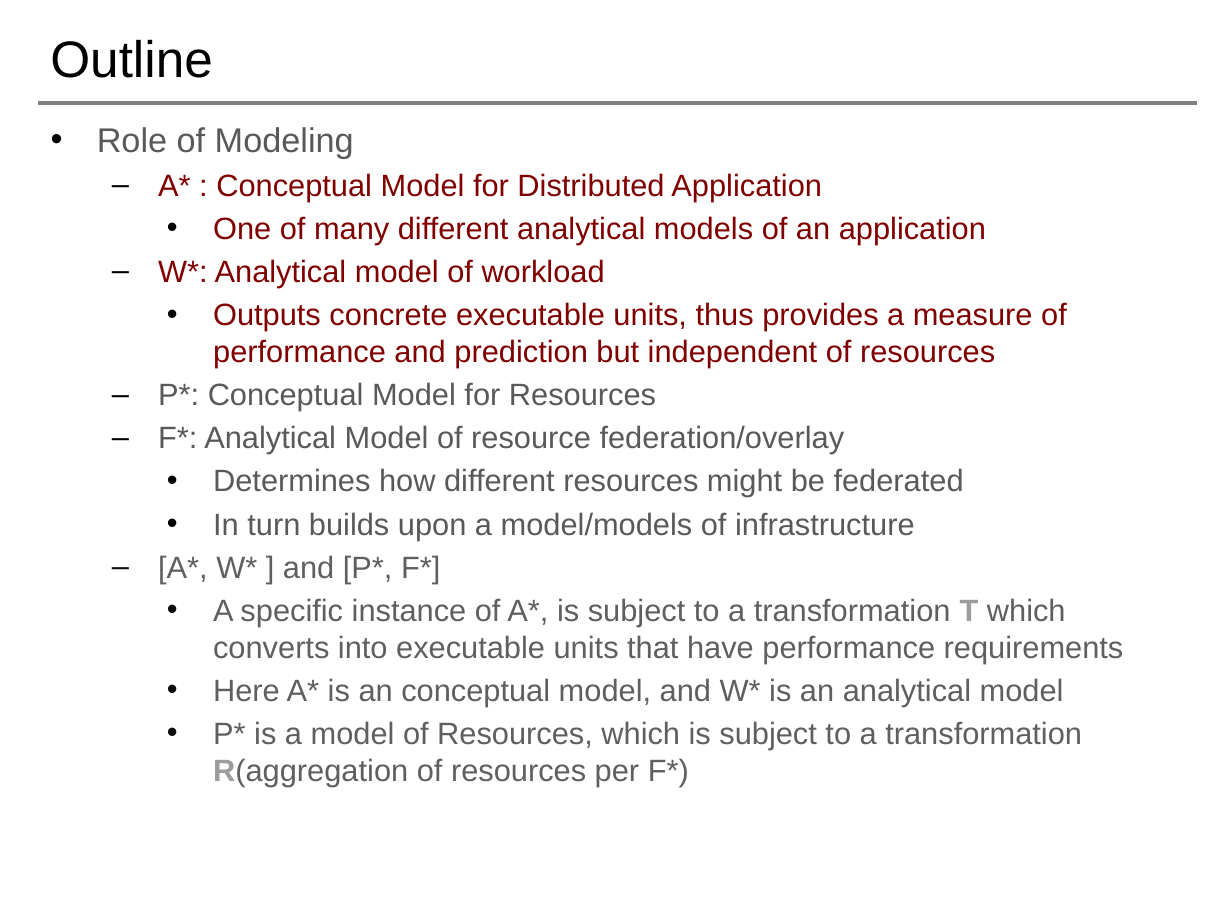
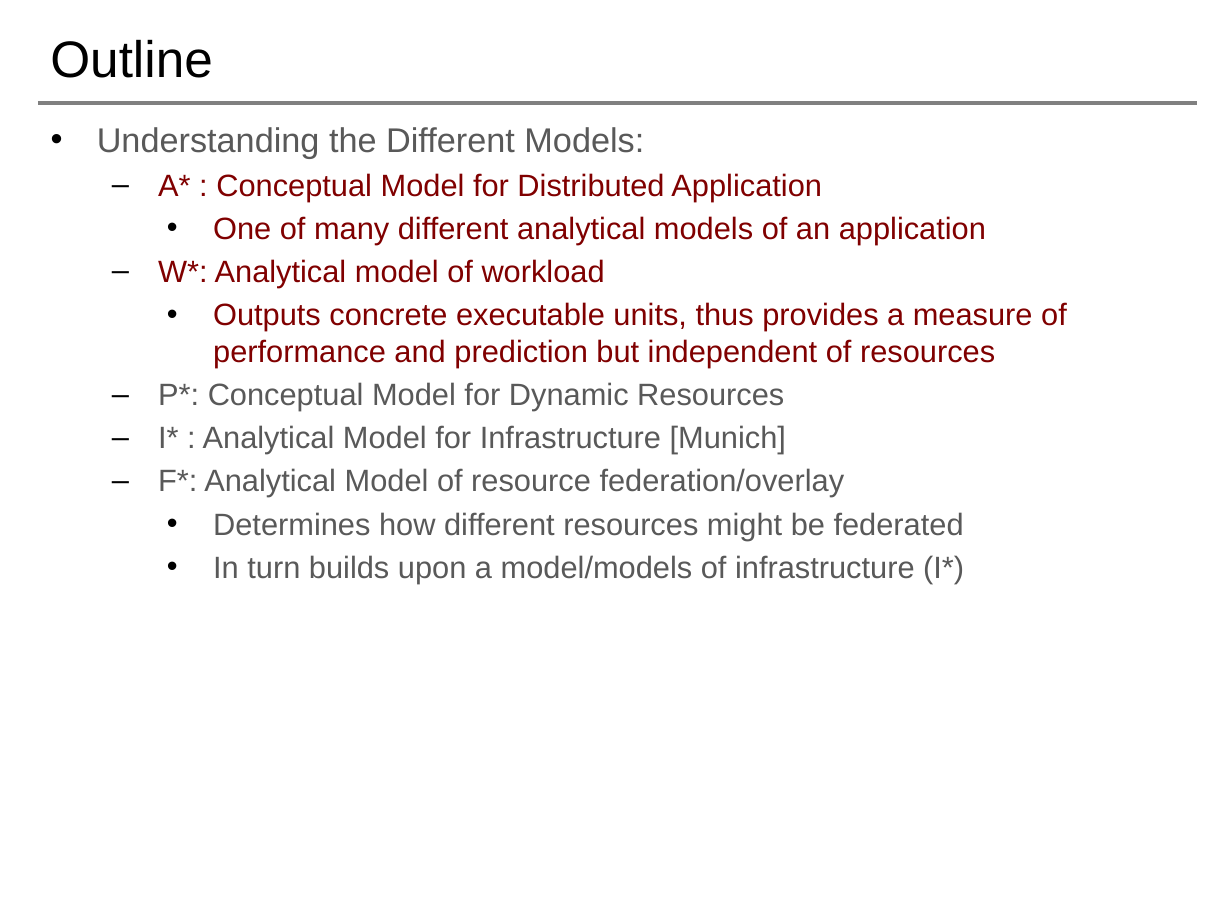
Before and after one commit to saga-project/NGMW, a slide deck: slide 7 of presentations/radical-modsim.pptx. Drawn at 1232x924 pixels with LibreOffice and Linux fonts; fonts in the diff are those of the drawing; background and template pictures are left out. Boxes give left, top, right and bottom in pixels: in the first picture for what was removed or moved away, otherwise in the second. Text is boxed around its words. In the diff, an @@ line names an element or a change of style, - is before the commit and + after.

```diff
--- a/presentations/radical-modsim.pptx
+++ b/presentations/radical-modsim.pptx
@@ text at bbox=[97, 127, 644, 159]: text changed @@
-• Role of Modeling
+• Understanding the Different Models:
@@ text at bbox=[158, 382, 786, 454]: text changed @@
-  – P*: Conceptual Model for Resources
+  – P*: Conceptual Model for Dynamic Resources
+  – I* : Analytical Model for Infrastructure [Munich]
@@ text at bbox=[213, 555, 964, 583]: text changed; text colour #5F5F5F to #595959 @@
-    • In turn builds upon a model/models of infrastructure
-  – [A*, W* ] and [P*, F*]
-    • A specific instance of A*, is subject to a transformation T which converts into executable units that have performance requirements
-    • Here A* is an conceptual model, and W* is an analytical model
-    • P* is a model of Resources, which is subject to a transformation R(aggregation of resources per F*)
+    • In turn builds upon a model/models of infrastructure (I*)
```
Also in this commit, not shown: 3 other slides changed.
